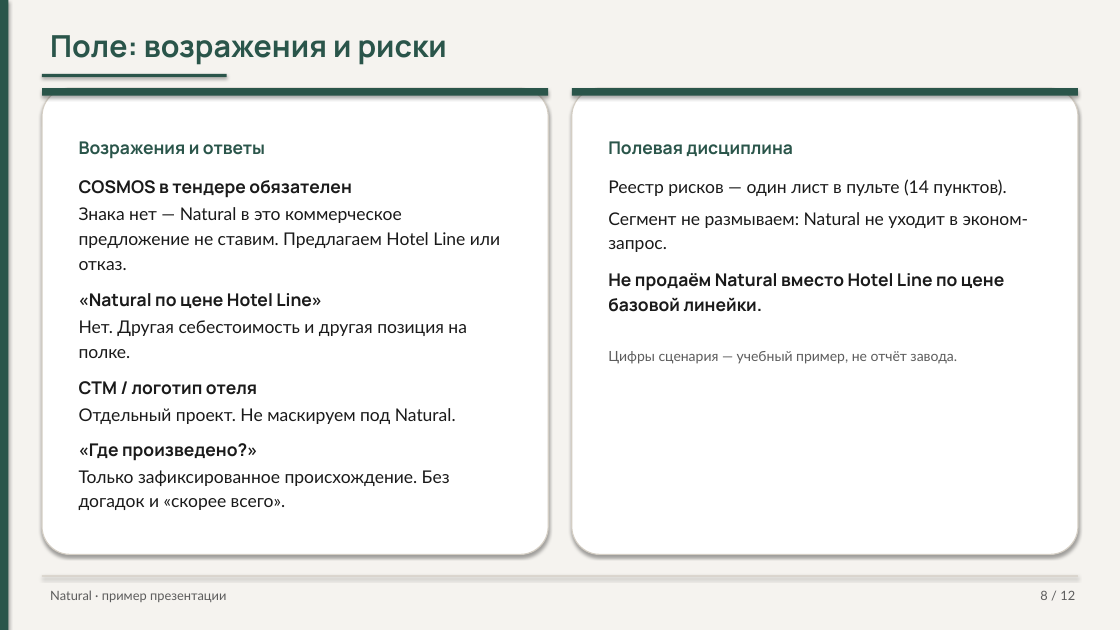
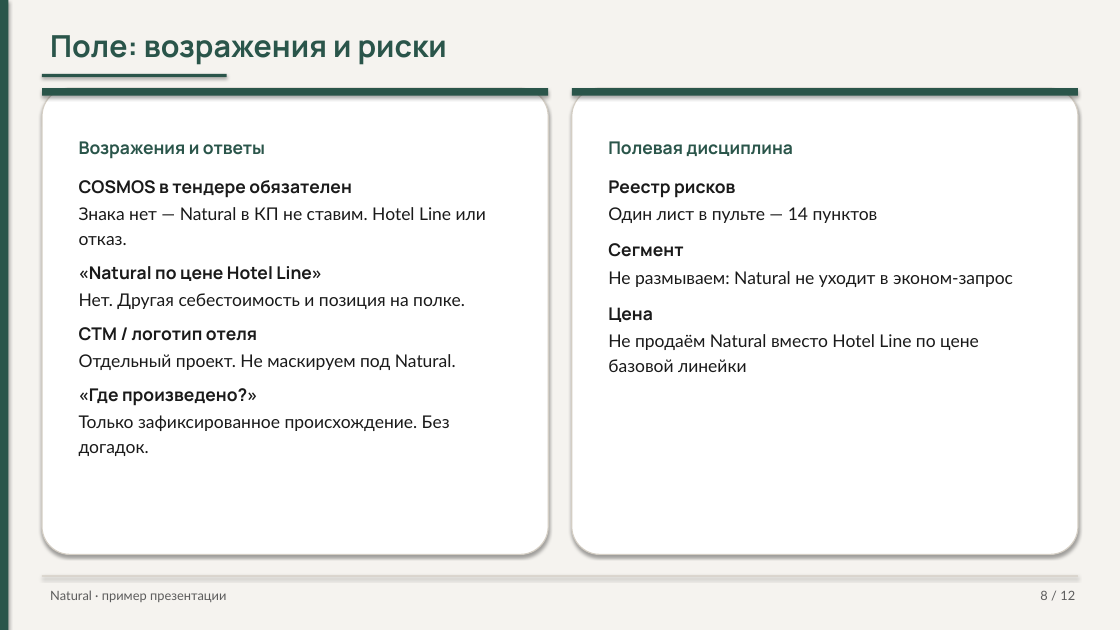
Before and after one commit to pagasbot-coder/Banya-Digital, a slide deck: slide 8 of knowledge-base/presentation-travelplus-interview.pptx. Drawn at 1120x630 pixels with LibreOffice and Linux fonts; fonts in the diff are those of the drawing. Boxes give left, top, right and bottom in pixels: in the first picture for what was removed or moved away, otherwise in the second. Text is boxed around its words. In the diff, an @@ line names an element or a change of style, - is before the commit and + after.

```diff
--- a/knowledge-base/presentation-travelplus-interview.pptx
+++ b/knowledge-base/presentation-travelplus-interview.pptx
@@ text at bbox=[79, 207, 486, 245]: text changed @@
-Знака нет — Natural в это коммерческое предложение не ставим. Предлагаем Hotel Line или отказ.
+Знака нет — Natural в КП не ставим. Hotel Line или отказ.
@@ text at bbox=[608, 180, 1013, 372]: text changed @@
-Реестр рисков — один лист в пульте (14 пунктов).
-Сегмент не размываем: Natural не уходит в эконом-запрос.
-Не продаём Natural вместо Hotel Line по цене базовой линейки.
-Цифры сценария — учебный пример, не отчёт завода.
+Реестр рисков
+Один лист в пульте — 14 пунктов
+Сегмент
+Не размываем: Natural не уходит в эконом-запрос
+Цена
+Не продаём Natural вместо Hotel Line по цене базовой линейки
@@ text at bbox=[79, 293, 465, 309]: text changed @@
-Нет. Другая себестоимость и другая позиция на полке.
+Нет. Другая себестоимость и позиция на полке.
@@ text at bbox=[79, 415, 450, 456]: text changed @@
-Только зафиксированное происхождение. Без догадок и «скорее всего».
+Только зафиксированное происхождение. Без догадок.
```
Also in this commit, not shown: 5 other slides changed, 3 other files.
